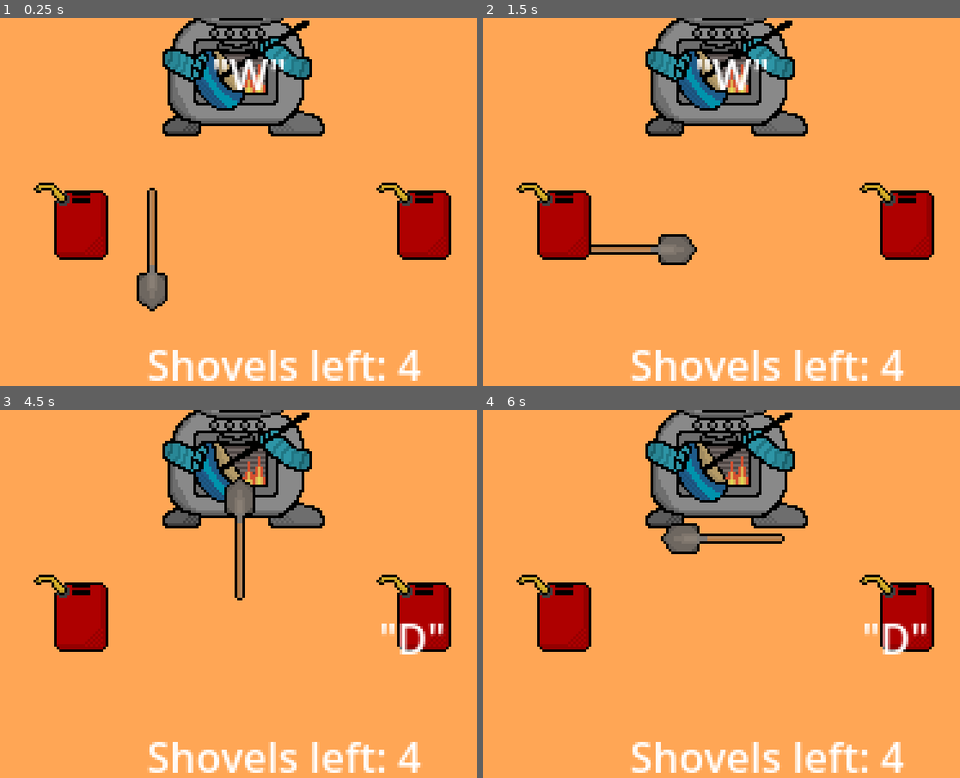
Above: before the commit, frames 1-4 (two rows, left to right).
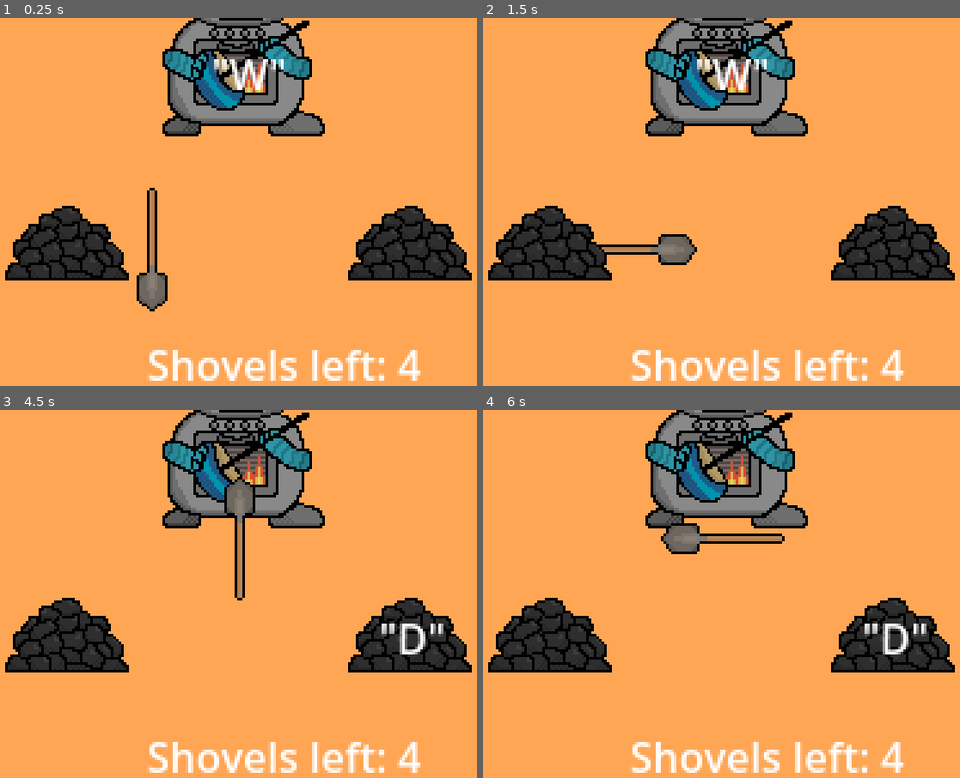
Above: after the commit, the same moments.

Repository: emmetl913/GMTK2024
Game: Godot game, scene res://games/ShovelingGame/ShovelingGame.tscn
The game is run twice, just before and just after one commit, with the same random seed, the same clock (stepped at 60 frames per second) and the same inputs. This scene is started directly instead of the project's main scene.
Inputs (mouse positions are in pixels of both pictures, inside the frame that each line leads up to):
- Up to frame 1 (0.25 s): no input
- Up to frame 2 (1.5 s): tap Enter at 0.5 s; move the mouse to (874, 202) at 0.52 s; hold S (S) 0.53-1.28 s; tap Space at 1.25 s; move the mouse to (616, 246) at 1.27 s; tap A (A) at 1.35 s
- Up to frame 3 (4.5 s): tap S (S) at 1.55, 2.3, 3.05 s; tap Enter at 2, 3.5 s; move the mouse to (314, 524) at 2.02 s; hold D (D) 2.03-2.78 s; tap Space at 2.75, 4.25 s; move the mouse to (224, 697) at 2.77 s; click (224, 697) at 2.85 s; move the mouse to (438, 678) at 3.52 s; hold S (S) 3.53-4.28 s; move the mouse to (71, 553) at 4.27 s; tap W (W) at 4.35 s
- Up to frame 4 (6 s): tap S (S) at 4.55 s; move the mouse to (769, 616) at 5.02 s; hold S (S) 5.03-5.78 s; move the mouse to (645, 513) at 5.77 s; tap A (A) at 5.85 s

The runs differ from the first frame. In frame 1, 9.0% of the frame differs, in the area x 1-99%, y 44-72%; in frame 2, 9.0%; in frame 3, 8.8%; in frame 4, 8.8%.

Commit message:
removed shovel dumb stuff

Diff:
--- a/games/ShovelingGame/ShovelingGame.gd
+++ b/games/ShovelingGame/ShovelingGame.gd
@@ -11,7 +11,6 @@
 func _ready():
 	timers = [6,5,4,3,2]
 	directionMessage = "Shovel!!"
-	GlobalVars.game_stage = 1
 	setupSprites()
 	cycleslabel.text = "Shovels left: %01d" % cycles_to_win
 	cycles_to_win = randi_range(4, 6)
